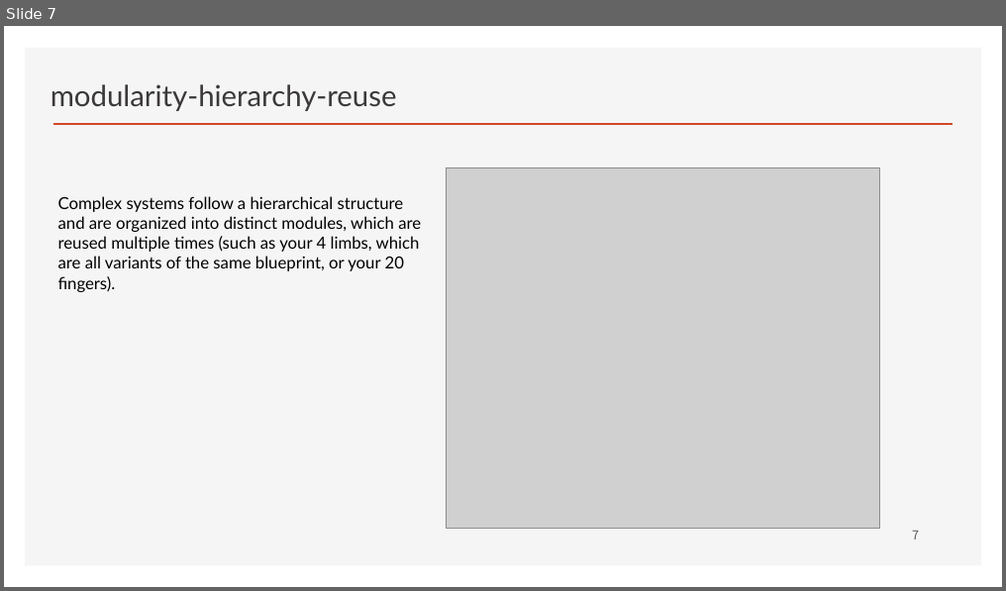
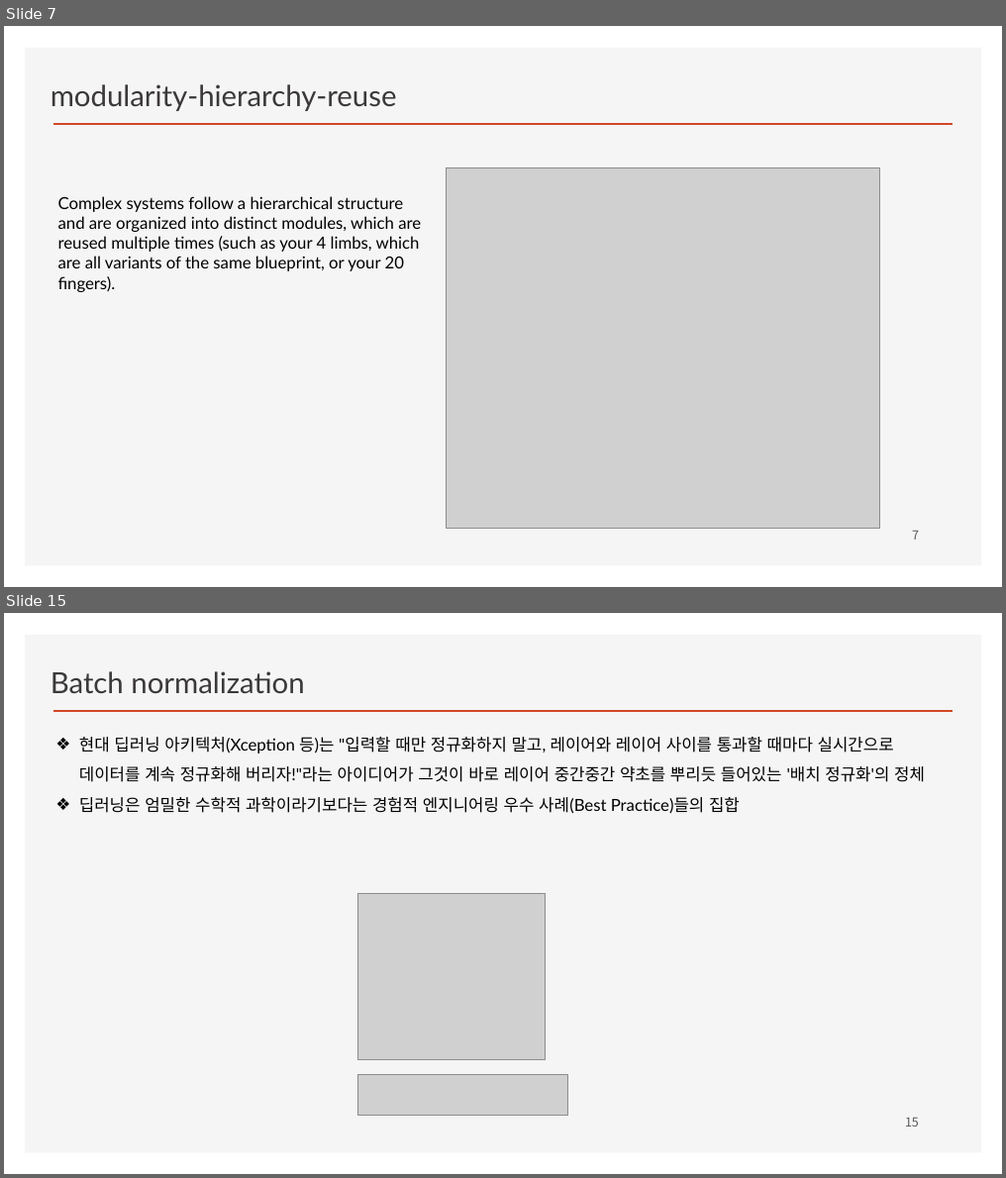
Before and after one commit to ancestor9/2026_Fall_Deep-Learning-with-Python, a slide deck: Chapter 09 ConvNet architecture patterns.pptx. Shown one above the other, each under a label of ours: slide 7 before the commit, slides 7 and 15 after it; the slides between them are not shown. The pictures are 1006x591 and 1006x1178 pixels, drawn with LibreOffice and Linux fonts; fonts in the diff are those of the drawing; grey boxes stand for pictures; background and template pictures are left out. Boxes give left, top, right and bottom in pixels: in the first picture for what was removed or moved away, otherwise in the second. Text is boxed around its words. In the diff, an @@ line names an element or a change of style, - is before the commit and + after.

```diff
--- a/Chapter 09 ConvNet architecture patterns.pptx
+++ b/Chapter 09 ConvNet architecture patterns.pptx
@@ slide 15 added at [4,613,1002,1174], background #FFFFFF; not listed: 2 template elements that a slide beside it also shows @@
@@ text added at [51,671,304,693], 28 pt, text #3B3838 @@
+Batch normalization
@@ text added at [79,737,925,814], 16 pt, text #000000 @@
+❖ 현대 딥러닝 아키텍처(Xception 등)는 "입력할 때만 정규화하지 말고, 레이어와 레이어 사이를 통과할 때마다 실시간으로 데이터를 계속 정규화해 버리자!"라는 아이디어가 그것이 바로 레이어 중간중간 약초를 뿌리듯 들어있는 '배치 정규화'의 정체
+❖ 딥러닝은 엄밀한 수학적 과학이라기보다는 경험적 엔지니어링 우수 사례(Best Practice)들의 집합
@@ picture added at [357,893,546,1059] @@
@@ picture added at [357,1075,568,1115] @@
@@ page number added at [905,1118,919,1127], 12 pt, text #595959 @@
+15
```
Also in this commit, not shown: 10 other slides added.
